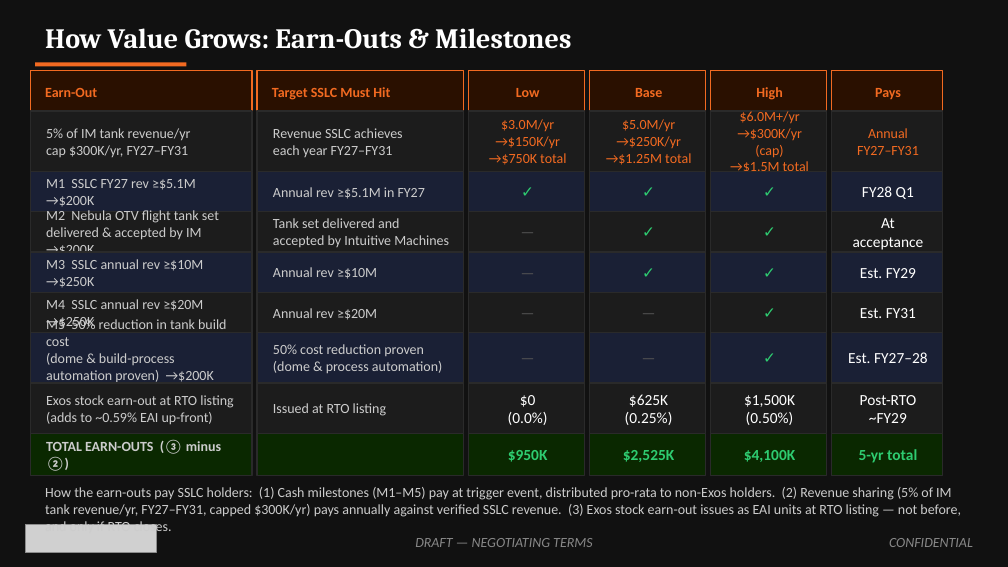
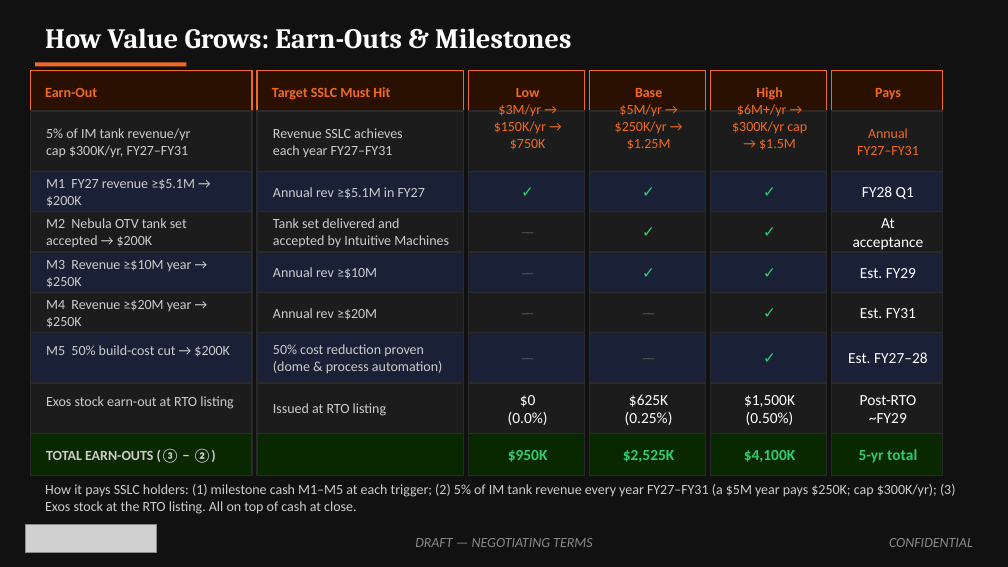
Before and after one commit to ExosAerospace/workspace, a slide deck: slide 10 of drafts/Exos_SSLC_Board_Offer_Overview_2026-10-12_r5.pptx. Drawn at 1008x567 pixels with LibreOffice and Linux fonts; fonts in the diff are those of the drawing; grey boxes stand for pictures. Boxes give left, top, right and bottom in pixels: in the first picture for what was removed or moved away, otherwise in the second. Text is boxed around its words. In the diff, an @@ line names an element or a change of style, - is before the commit and + after.

```diff
--- a/drafts/Exos_SSLC_Board_Offer_Overview_2026-10-12_r5.pptx
+++ b/drafts/Exos_SSLC_Board_Offer_Overview_2026-10-12_r5.pptx
@@ text at [494,104,546,150]: text changed @@
-$3.0M/yr
-→$150K/yr
-→$750K total
+$3M/yr → $150K/yr → $750K
@@ text at [615,104,671,150]: text changed @@
-$5.0M/yr
-→$250K/yr
-→$1.25M total
+$5M/yr → $250K/yr → $1.25M
@@ text at [732,104,807,150]: text changed @@
-$6.0M+/yr
-→$300K/yr (cap)
-→$1.5M total
+$6M+/yr → $300K/yr cap → $1.5M
@@ text at [46,179,195,207]: text changed @@
-M1 SSLC FY27 rev ≥$5.1M →$200K
+M1 FY27 revenue ≥$5.1M → $200K
@@ text at [46,218,187,247]: text changed @@
-M2 Nebula OTV flight tank set delivered & accepted by IM →$200K
+M2 Nebula OTV tank set accepted → $200K
@@ text at [46,260,192,288]: text changed @@
-M3 SSLC annual rev ≥$10M →$250K
+M3 Revenue ≥$10M year → $250K
@@ text at [46,300,192,328]: text changed @@
-M4 SSLC annual rev ≥$20M →$250K
+M4 Revenue ≥$20M year → $250K
@@ text at [46,345,230,357]: text changed @@
-M5 50% reduction in tank build cost
-(dome & build-process automation proven) →$200K (High)
+M5 50% build-cost cut → $200K
@@ text at [46,412,213,424]: paragraph removed @@
-(adds to ~0.59% EAI up-front)
@@ text at [46,448,216,463]: text changed @@
-TOTAL EARN-OUTS (③ minus ②)
+TOTAL EARN-OUTS (③ − ②)
@@ text at [45,484,956,514]: text changed @@
-How the earn-outs pay SSLC holders: (1) Cash milestones (M1–M5) pay at trigger event, distributed pro-rata to non-Exos holders. (2) Revenue sharing (5% of IM tank revenue/yr, FY27–FY31, capped $300K/yr) pays annually against verified SSLC revenue. (3) Exos stock earn-out issues as EAI units at RTO listing — not before, and only if RTO closes.
+How it pays SSLC holders: (1) milestone cash M1–M5 at each trigger; (2) 5% of IM tank revenue every year FY27–FY31 (a $5M year pays $250K; cap $300K/yr); (3) Exos stock at the RTO listing. All on top of cash at close.
```
Also in this commit, not shown: 6 other slides changed, 2 other files.
